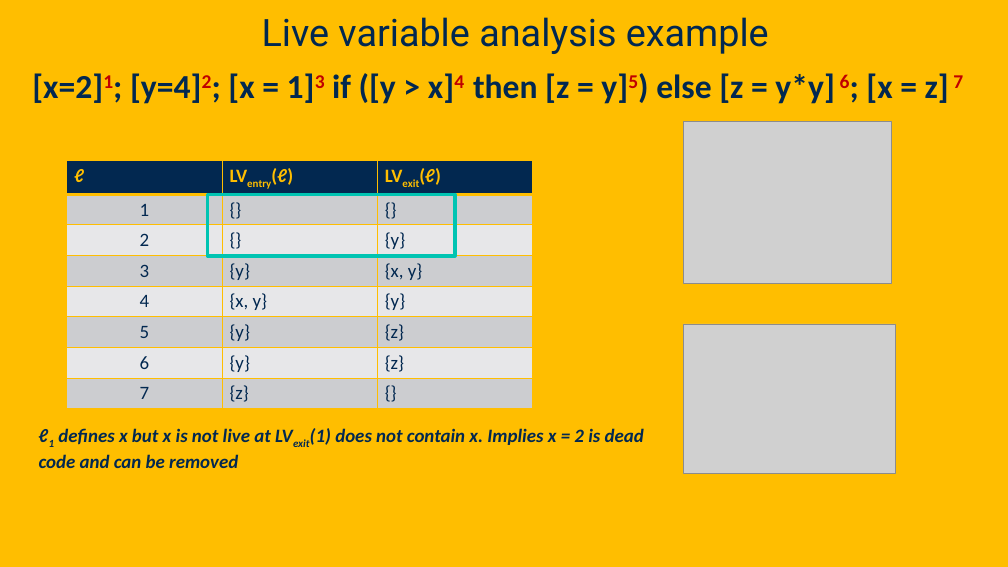
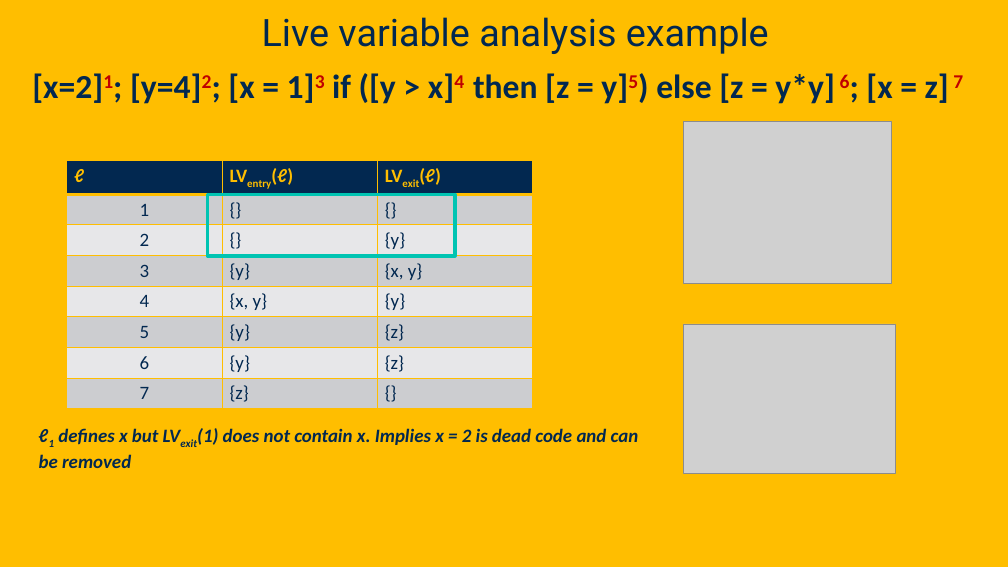
Before and after one commit to davsec-teaching/ECS289C-Spring2025, a slide deck: slide 75 of slides/3_data_flow_analysis.pptx (slide 71 before the commit). Drawn at 1008x567 pixels with LibreOffice and Linux fonts; fonts in the diff are those of the drawing; grey boxes stand for pictures; background and template pictures are left out. Boxes give left, top, right and bottom in pixels: in the first picture for what was removed or moved away, otherwise in the second. Text is boxed around its words. In the diff, an @@ line names an element or a change of style, - is before the commit and + after.

```diff
--- a/slides/3_data_flow_analysis.pptx
+++ b/slides/3_data_flow_analysis.pptx
@@ text at [39, 428, 639, 468]: text changed @@
-ℓ1 defines x but x is not live at LVexit(1) does not contain x. Implies x = 2 is dead code and can be removed
+ℓ1 defines x but LVexit(1) does not contain x. Implies x = 2 is dead code and can be removed
```
Also in this commit, not shown: 50 other slides changed, 4 slides added.
